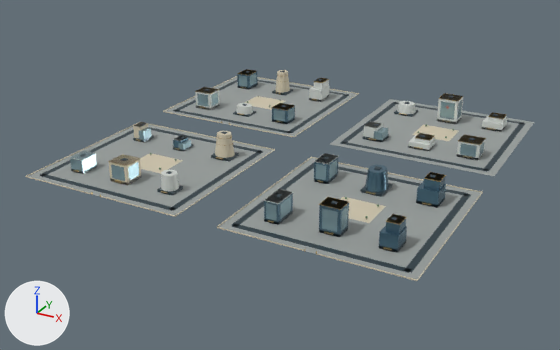
A saved change to the glTF model web/public/assets/3d/ampliworld/GC-CITY-2030/GC-TILE-05-10.glb.
Before and after are seen from a 50 mm camera at (-4334.0, 3696.0, 580.0) aimed at (-5024.0, 4950.0, -47.0). Every picture has the same lights, and +X, +Y and +Z are marked at lower left. The picture after the commit comes second. Where no turn or scale is listed for an object, it has been applied to the vertices. Vertices at exactly the same position are counted once.

Script lines for the objects in view, before the commit:
```python
ob_gc_tile_05_10_blue = bpy.data.objects.new('GC-TILE-05-10-blue', me_mesh_6)
ob_gc_tile_05_10_blue.location = (0.0, 0.0, 0.0)
ob_gc_tile_05_10_dark = bpy.data.objects.new('GC-TILE-05-10-dark', me_mesh_1)
ob_gc_tile_05_10_dark.location = (0.0, 0.0, 0.0)
ob_gc_tile_05_10_glass = bpy.data.objects.new('GC-TILE-05-10-glass', me_mesh_7)
ob_gc_tile_05_10_glass.location = (0.0, 0.0, 0.0)
ob_gc_tile_05_10_gold = bpy.data.objects.new('GC-TILE-05-10-gold', me_mesh_5)
ob_gc_tile_05_10_gold.location = (0.0, 0.0, 0.0)
ob_gc_tile_05_10_ivory = bpy.data.objects.new('GC-TILE-05-10-ivory', me_mesh_2)
ob_gc_tile_05_10_ivory.location = (0.0, 0.0, 0.0)
ob_gc_tile_05_10_paving = bpy.data.objects.new('GC-TILE-05-10-paving', me_mesh_0)
ob_gc_tile_05_10_paving.location = (0.0, 0.0, 0.0)
ob_gc_tile_05_10_white = bpy.data.objects.new('GC-TILE-05-10-white', me_mesh_8)
ob_gc_tile_05_10_white.location = (0.0, 0.0, 0.0)
```
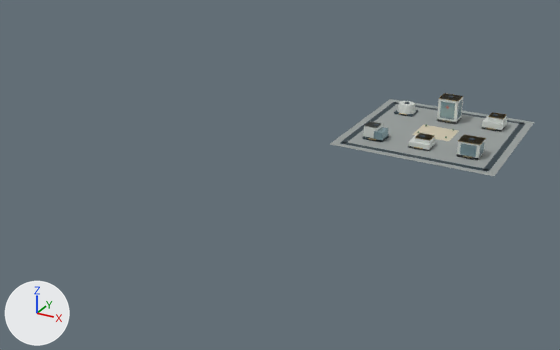
Location of each change, (x1, y1, x2, y2) in pixels of the pictures (560 x 350 px):
'GC-TILE-05-10-paving', reshaped (60% narrower, 62% shorter): before (28, 76, 534, 279); after (330, 99, 534, 176)
'GC-TILE-05-10-dark', reshaped (62% narrower, 62% shorter): before (40, 70, 526, 273); after (340, 96, 526, 172)
'GC-TILE-05-10-ivory', reshaped (90% narrower, 92% shorter): before (25, 70, 483, 281); after (412, 125, 458, 141)
'GC-TILE-05-10-glass', reshaped (73% narrower, 63% shorter): before (70, 73, 485, 232); after (374, 99, 485, 157)
'GC-TILE-05-10-blue', deleted: before (173, 69, 446, 253)
'GC-TILE-05-10-white', reshaped (67% narrower, 47% shorter): before (70, 79, 507, 204); after (364, 94, 507, 160)
'GC-TILE-05-10-gold', reshaped (68% narrower, 64% shorter): before (73, 69, 506, 253); after (368, 93, 506, 158)
part 1 of me_mesh_0, deleted: before (165, 76, 357, 136)
part 2 of me_mesh_0, deleted: before (28, 124, 273, 215)
part 3 of me_mesh_0, deleted: before (219, 158, 481, 279)
part 4 of me_mesh_1, deleted: before (40, 70, 471, 273)
part 5 of me_mesh_2, deleted: before (25, 70, 483, 281)
part 6 of me_mesh_8, deleted: before (70, 79, 338, 204)
part 7 of me_mesh_5, deleted: before (73, 69, 446, 253)
part 8 of me_mesh_7, deleted: before (70, 73, 348, 232)

Edits to the bpy script that builds the scene:
```text
Change me_mesh_0:
    used by ob_gc_tile_05_10_paving; location = (0.0, 0.0, 0.0)
    remove me_mesh_0.from_pydata(...)  # 32 vertices, 48 faces; spans x -5379.0..-4621.0, y 4621.0..5379.0, z 0.0
    add me_mesh_0.from_pydata(...)  # 8 vertices, 12 faces; spans x -4959.0..-4621.0, y 5041.0..5379.0, z 0.0
    me_mesh_0 part 1: the loose piece of 8 vertices spanning x -5379.0..-5041.0, y 5041.0..5379.0, z 0.0 is deleted
    me_mesh_0 part 2: the loose piece of 8 vertices spanning x -5379.0..-5041.0, y 4621.0..4959.0, z 0.0 is deleted
    me_mesh_0 part 3: the loose piece of 8 vertices spanning x -4959.0..-4621.0, y 4621.0..4959.0, z 0.0 is deleted
Change me_mesh_1:
    used by ob_gc_tile_05_10_dark; location = (0.0, 0.0, 0.0)
    remove me_mesh_1.from_pydata(...)  # 512 vertices, 768 faces; spans x -5364.0..-4636.0, y 4636.0..5364.0, z 0.0..54.0
    add me_mesh_1.from_pydata(...)  # 128 vertices, 192 faces; spans x -4944.0..-4636.0, y 5056.0..5364.0, z 0.0..54.0
    me_mesh_1 part 4: 48 loose pieces with 384 vertices, spanning x -5364.0..-4636.0, y 4636.0..5364.0, z 0.0..54.0, are deleted
Change me_mesh_2:
    used by ob_gc_tile_05_10_ivory; location = (0.0, 0.0, 0.0)
    remove me_mesh_2.from_pydata(...)  # 212 vertices, 332 faces; spans x -5380.0..-4620.0, y 4620.0..5380.0, z 0.0..52.0
    add me_mesh_2.from_pydata(...)  # 8 vertices, 12 faces; spans x -4830.0..-4750.0, y 5174.0..5246.0, z 0.0
    me_mesh_2 part 5: 22 loose pieces with 204 vertices, spanning x -5380.0..-4620.0, y 4620.0..5380.0, z 0.0..52.0, are deleted
Change me_mesh_5:
    used by ob_gc_tile_05_10_gold; location = (0.0, 0.0, 0.0)
    remove me_mesh_5.from_pydata(...)  # 732 vertices, 1224 faces; spans x -5331.0..-4668.0, y 4620.0..5324.0, z 0.0..53.0
    add me_mesh_5.from_pydata(...)  # 146 vertices, 240 faces; spans x -4909.0..-4668.0, y 5098.0..5322.0, z 4.0..53.0
    me_mesh_5 part 7: 47 loose pieces with 586 vertices, spanning x -5331.0..-4672.0, y 4620.0..5324.0, z 0.0..49.0, are deleted
Change me_mesh_7:
    used by ob_gc_tile_05_10_glass; location = (0.0, 0.0, 0.0)
    remove me_mesh_7.from_pydata(...)  # 352 vertices, 528 faces; spans x -5330.0..-4668.0, y 4677.0..5323.0, z 0.0..47.0
    add me_mesh_7.from_pydata(...)  # 72 vertices, 108 faces; spans x -4887.0..-4668.0, y 5102.0..5322.0, z 0.0..47.0
    me_mesh_7 part 8: 35 loose pieces with 280 vertices, spanning x -5330.0..-4772.0, y 4677.0..5323.0, z 0.0..44.0, are deleted
Change me_mesh_8:
    used by ob_gc_tile_05_10_white; location = (0.0, 0.0, 0.0)
    remove me_mesh_8.from_pydata(...)  # 194 vertices, 312 faces; spans x -5330.0..-4668.0, y 4677.0..5325.0, z 0.0..53.0
    add me_mesh_8.from_pydata(...)  # 86 vertices, 136 faces; spans x -4912.0..-4668.0, y 5102.0..5322.0, z 0.0..53.0
    me_mesh_8 part 6: 10 loose pieces with 108 vertices, spanning x -5330.0..-4876.0, y 4677.0..5325.0, z 0.0..45.0, are deleted
Remove ob_gc_tile_05_10_blue:
    ob_gc_tile_05_10_blue = bpy.data.objects.new('GC-TILE-05-10-blue', me_mesh_6)
    ob_gc_tile_05_10_blue.location = (0.0, 0.0, 0.0)
```
